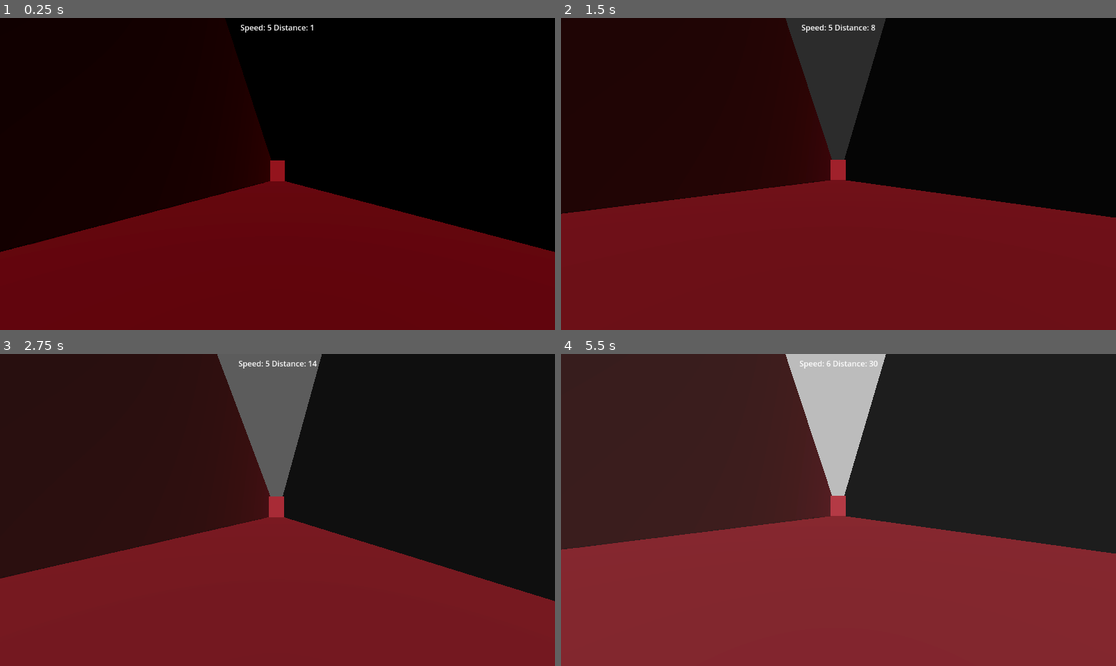
Above: before the commit, frames 1-4 (two rows, left to right).
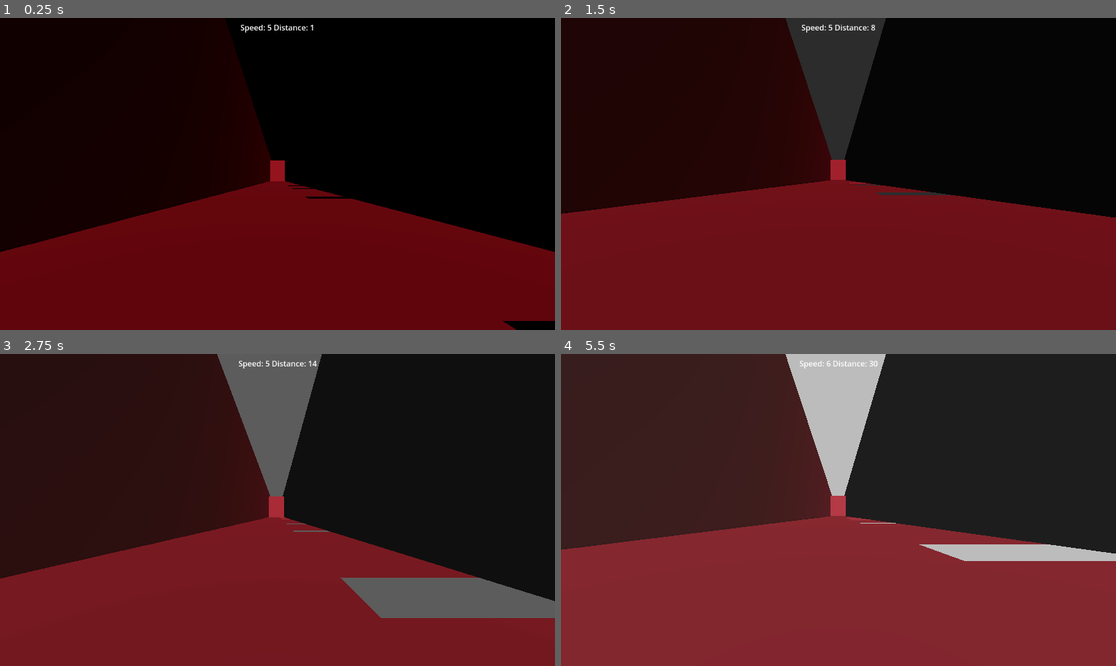
Above: after the commit, the same moments.

Repository: finalsabbath/3d-runner
Game: Godot game, scene res://scenes/world.tscn
Two runs of this game, one before a commit and one after it. Both use one fixed random seed, a clock stepped at 60 frames per second and the inputs below.
Inputs:
- Up to frame 1 (0.25 s): no input
- Up to frame 2 (1.5 s): hold Right (move_right) 0.53-1.28 s; tap Ctrl (slide) at 0.6, 1.35 s; tap Space (jump) at 0.77 s; hold Down (ui_down) from 1.28 s (still down)
- Up to frame 3 (2.75 s): tap Space (jump) at 1.52 s; release Down (ui_down) at 2.03 s; hold Right (move_right) from 2.03 s (still down); tap Ctrl (slide) at 2.1 s
- Up to frame 4 (5.5 s): release Right (move_right) at 2.78 s; hold Up (ui_up) 2.78-3.53 s; tap Ctrl (slide) every 0.75 s from 2.85 to 5.1 s; tap Space (jump) at 3.02, 3.77, 4.52 s; hold Left (move_left) 3.53-5.03 s; hold Down (ui_down) from 5.03 s (still down)

The runs differ from the first frame. In frame 1, 0.3% of the frame differs, in the area x 51-100%, y 53-100%; in frame 2, 0.1%; in frame 3, 4.0%, in the area x 50-100%, y 52-85%; in frame 4, 1.5%.

Commit message:
add a pit and add a death condition for y level under -10

Diff:
--- a/3d-runner/scenes/player.gd
+++ b/3d-runner/scenes/player.gd
@@ -42,6 +42,7 @@
 	velocity = target_velocity
 	move_and_slide()
 #
+	#Check collision death
 	for i in range(get_slide_collision_count()):
 		var collision = get_slide_collision(i)
 		if collision:
@@ -50,6 +51,9 @@
 			if collider in death_blocks:
 				EventBus.death_block_hit.emit()
 
+	#check fall death
+	if position.y < -10:
+		EventBus.death_block_hit.emit()
 
 func _on_slide_timeout() -> void:
 	sliding = false
--- a/3d-runner/terrain_blocks/pit_1.tscn
+++ b/3d-runner/terrain_blocks/pit_1.tscn
@@ -31,9 +31,6 @@
 
 [node name="TerrainPanel9" parent="." instance=ExtResource("2_328rn")]
 transform = Transform3D(1, 0, 0, 0, 1, 0, 0, 0, 1, -5, 0, 4)
-
-[node name="TerrainPanel10" parent="." instance=ExtResource("2_328rn")]
-transform = Transform3D(1, 0, 0, 0, 1, 0, 0, 0, 1, 5, 0, 6)
 
 [node name="TerrainPanel11" parent="." instance=ExtResource("2_328rn")]
 transform = Transform3D(1, 0, 0, 0, 1, 0, 0, 0, 1, 0, 0, 6)
